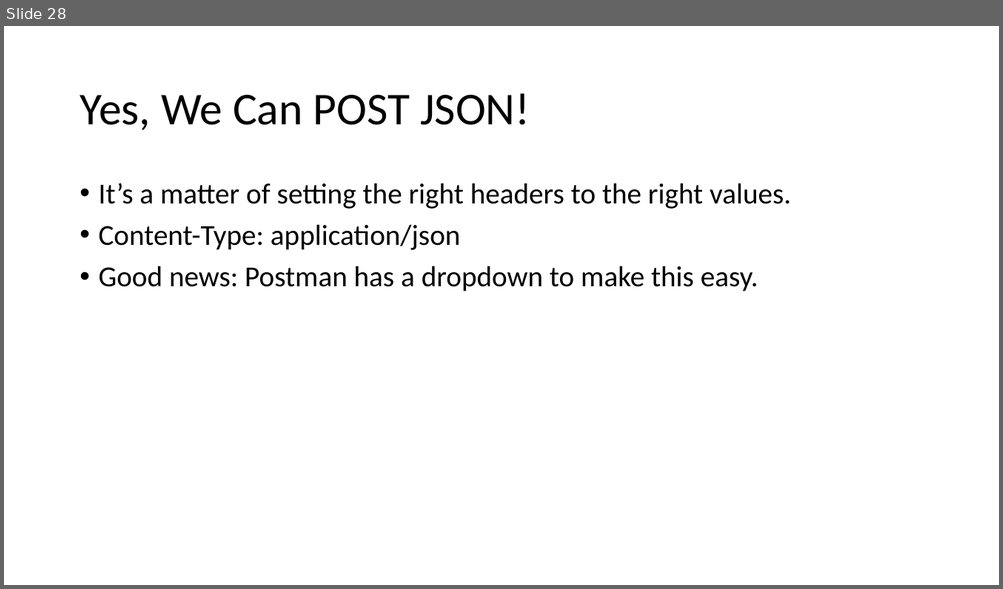
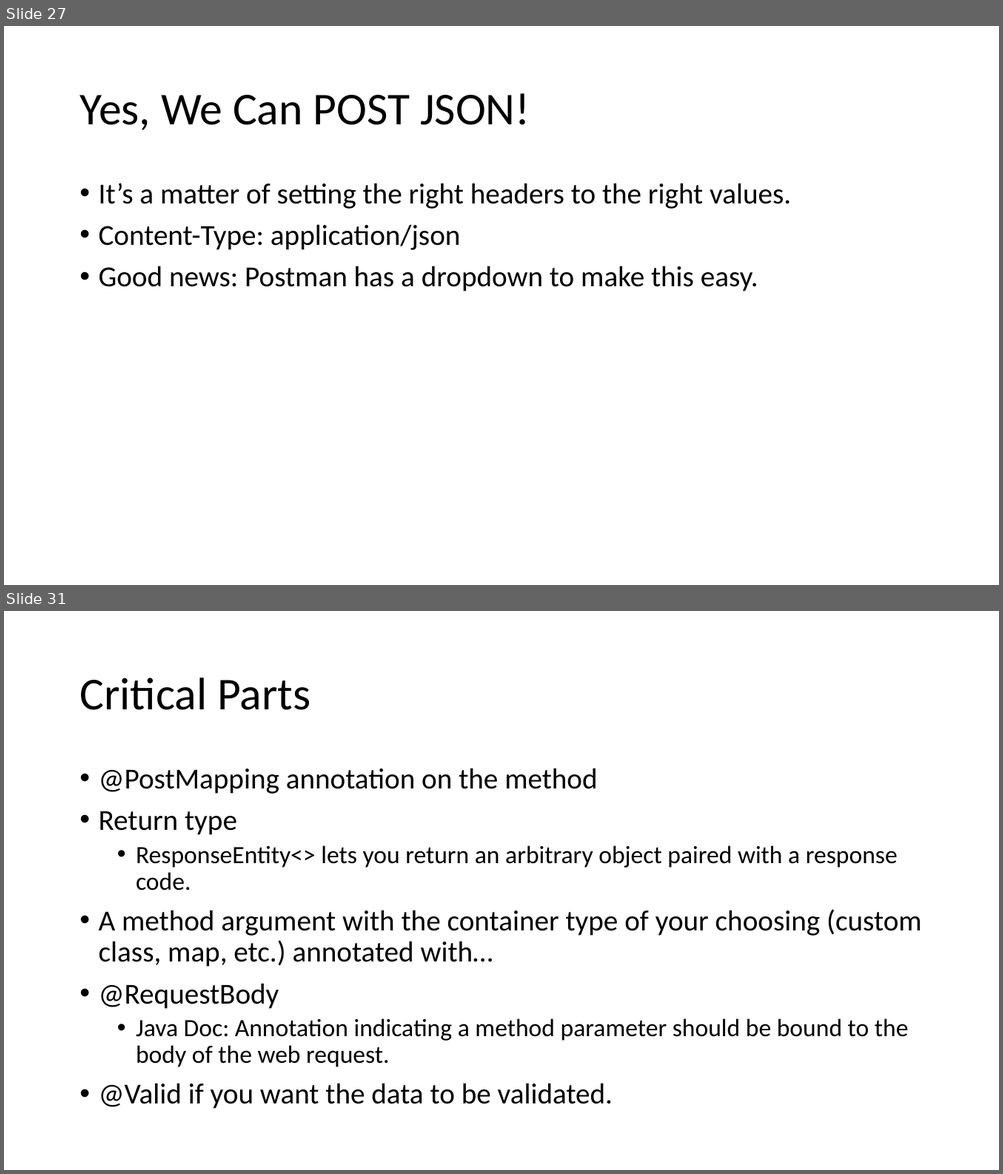
Before and after one commit to ryl/cybr406-2020, a slide deck: files/spring-boot-basics.pptx. Shown one above the other, each under a label of ours: slide 28 before the commit, slides 27 and 31 after it; the slides between them are not shown. The pictures are 1003x589 and 1003x1174 pixels, drawn with LibreOffice and Linux fonts; fonts in the diff are those of the drawing. Boxes give left, top, right and bottom in pixels: in the first picture for what was removed or moved away, otherwise in the second. Text is boxed around its words. In the diff, an @@ line names an element or a change of style, - is before the commit and + after.

```diff
--- a/files/spring-boot-basics.pptx
+++ b/files/spring-boot-basics.pptx
@@ slide 31 added at (4,611,999,1170), background #FFFFFF @@
@@ title added at (79,678,310,710), 44 pt, text #000000 @@
+Critical Parts
@@ text added at (99,768,922,1109), 28 pt, text #000000 @@
+• @PostMapping annotation on the method
+• Return type
+  • ResponseEntity<> lets you return an arbitrary object paired with a response code.
+• A method argument with the container type of your choosing (custom class, map, etc.) annotated with…
+• @RequestBody
+  • Java Doc: Annotation indicating a method parameter should be bound to the body of the web request.
+• @Valid if you want the data to be validated.
@@ what was slide 28 is now slide 27 @@
```
Also in this commit, not shown: 1 slide changed, 8 other slides added.
